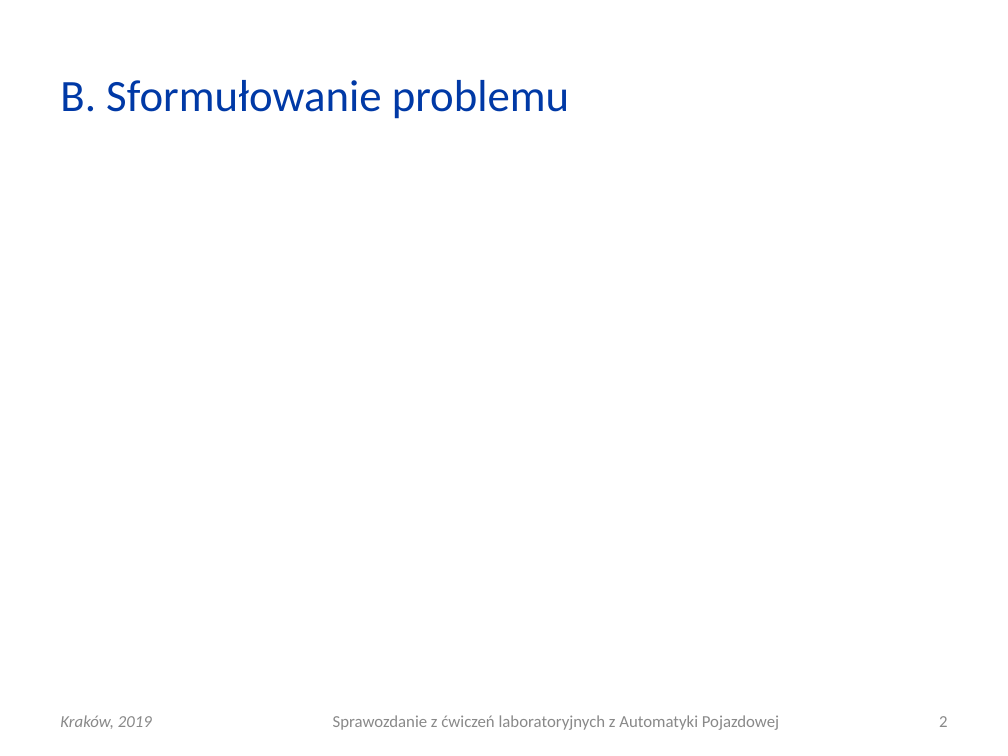
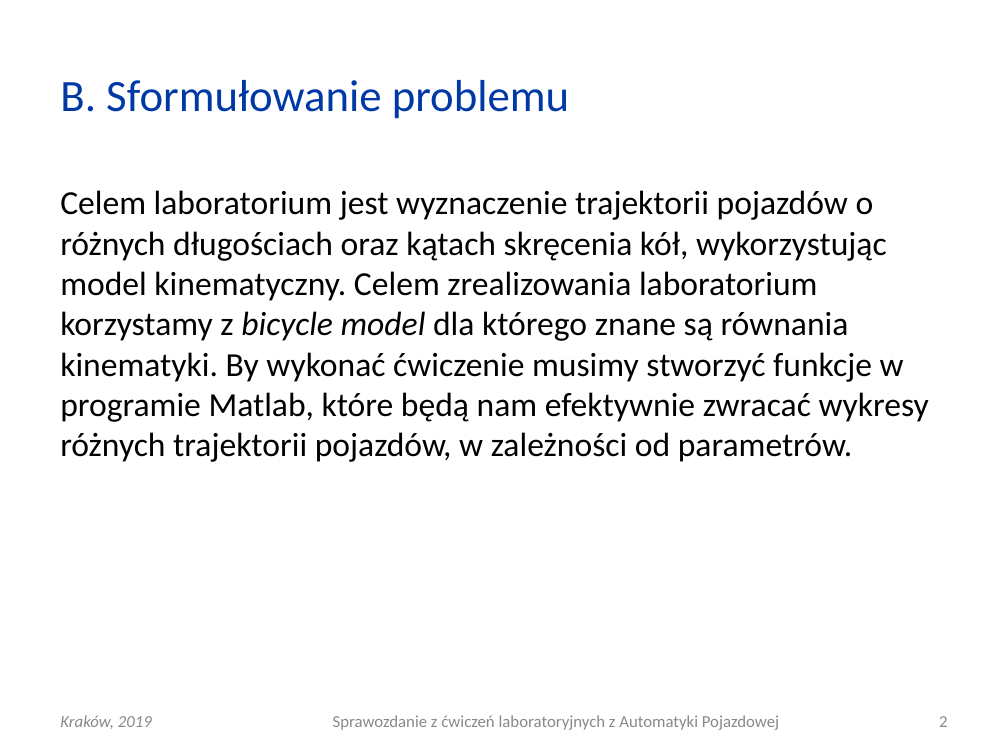
Before and after one commit to Katarzyna-W/AP, a slide deck: slide 2 of AP_L02_20190306_0800_G01.ppt. Drawn at 1008x756 pixels with LibreOffice and Linux fonts; fonts in the diff are those of the drawing. Boxes give left, top, right and bottom in pixels: in the first picture for what was removed or moved away, otherwise in the second. Text is boxed around its words. In the diff, an @@ line names an element or a change of style, - is before the commit and + after.

Commit message:
Sformułowanie problemu

```diff
--- a/AP_L02_20190306_0800_G01.ppt
+++ b/AP_L02_20190306_0800_G01.ppt
@@ text added at bbox=[60, 190, 929, 462], 24 pt, text #000000 @@
+Celem laboratorium jest wyznaczenie trajektorii pojazdów o różnych długościach oraz kątach skręcenia kół, wykorzystując model kinematyczny. Celem zrealizowania laboratorium korzystamy z bicycle model dla którego znane są równania kinematyki. By wykonać ćwiczenie musimy stworzyć funkcje w programie Matlab, które będą nam efektywnie zwracać wykresy różnych trajektorii pojazdów, w zależności od parametrów.
```
